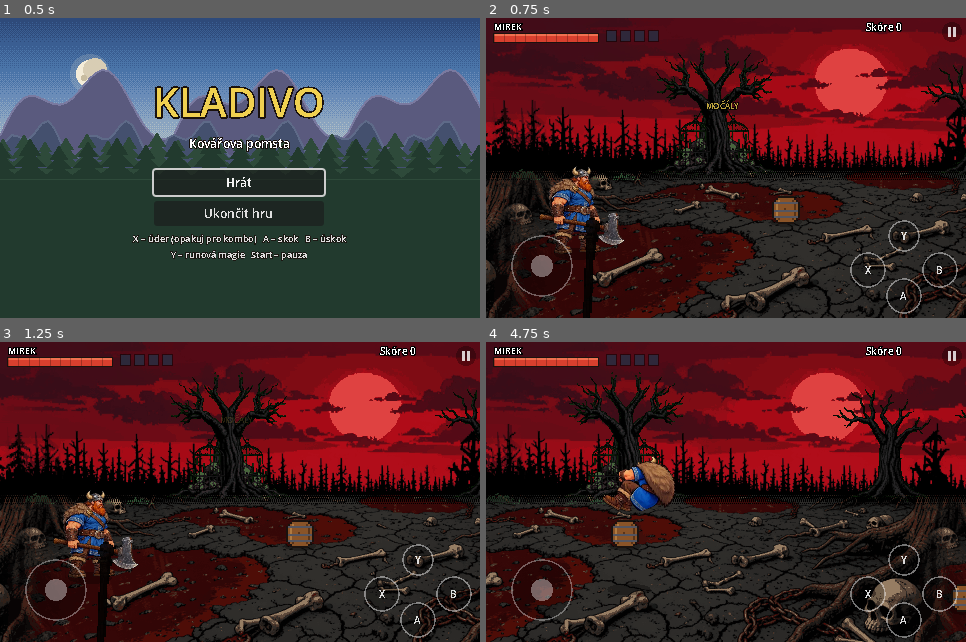
Above: before the commit, frames 1-4 (two rows, left to right).
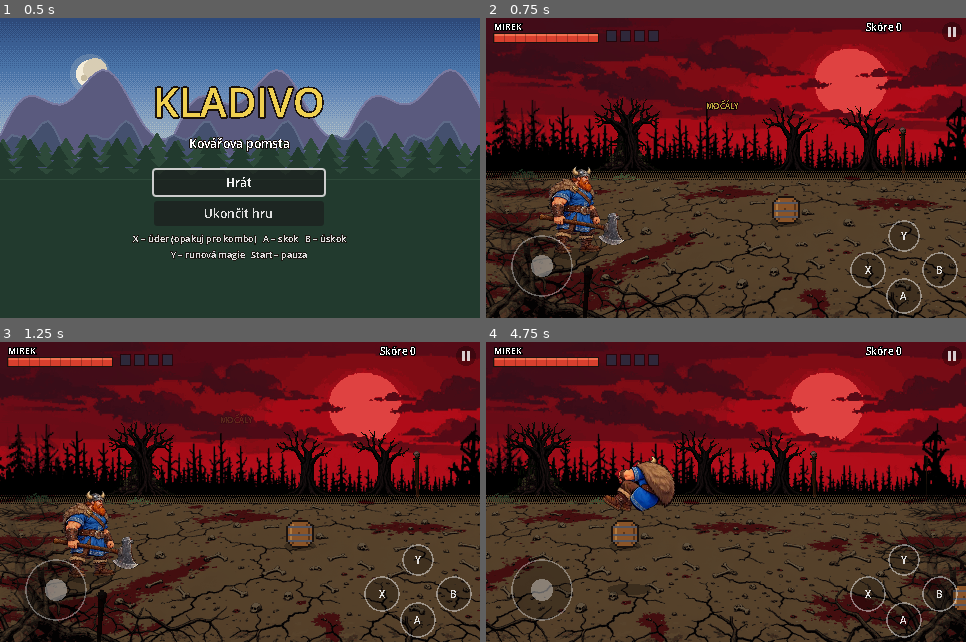
Above: after the commit, the same moments.

Repository: zarybjir/Golden_axe
Game: Godot game, scene res://scenes/main.tscn
The game is run twice, just before and just after one commit, with the same random seed, the same clock (stepped at 60 frames per second) and the same inputs.
Inputs (mouse positions are in pixels of both pictures, inside the frame that each line leads up to):
- Up to frame 1 (0.5 s): no input
- Up to frame 2 (0.75 s): click "Hrát" at 0.5 s
- Up to frame 3 (1.25 s): no input
- Up to frame 4 (4.75 s): tap Enter (ui_accept) at 1.25 s; move the mouse to (831, 477) at 1.27 s; hold Right (right) 1.28-2 s; tap J (attack) at 1.35 s; click (831, 477) at 1.42 s; tap K (jump) at 1.52, 1.82, 4.52 s; drag from (630, 507) to (702, 552) at 2.02 s; move the mouse to (774, 426) at 2.77 s; hold Right (right) 2.78-3.5 s; tap I (magic) at 2.85 s; drag from (702, 552) to (582, 447) at 3.52 s; move the mouse to (870, 537) at 4.27 s; hold Left (left) from 4.28 s (still down); tap Space at 4.35 s

Frame 1 is identical in both runs. In frame 2, 42% of the frame differs, in the area x 0-100%, y 10-100%; in frame 3, 42%; in frame 4, 45%.

Commit message:
Močál: menší vzdálené objekty v oparu, země z dálky s drobnými detaily
Co-Authored-By: Claude Opus 5.5 <noreply@anthropic.com>
Claude-Session: https://claude.ai/code/session_015jCRZS7ASg3pqxo763VEwg

Diff:
--- a/scripts/parallax.gd
+++ b/scripts/parallax.gd
@@ -14,7 +14,7 @@
 const SKY_SPEED := 0.15
 const MID_SPEED := 0.55
 const FRONT_SPEED := 1.35
-const MID_STEP := 150.0
+const MID_STEP := 95.0
 const FRONT_STEP := 520.0
 
 
@@ -57,7 +57,8 @@
 		while sx < size.x:
 			draw_texture(sky, Vector2(roundf(sx), 0.0))
 			sx += sw
-		_draw_objects(left * MID_SPEED, MID_STEP, 160.0, 1.0, Color(0.78, 0.78, 0.82), 0)
+		# Vzdálené objekty: menší, ztmavlé a zahalené do oparu
+		_draw_objects(left * MID_SPEED, MID_STEP, 156.0, 1.0, Color(0.55, 0.36, 0.38), 0)
 	else:
 		_draw_objects(left * FRONT_SPEED, FRONT_STEP, size.y + 18.0, 1.5, Color(0.06, 0.04, 0.05, 0.92), 7)
 
Binary file changed: art/bg/swamp/ground.png
Binary file changed: art/bg/swamp/obj_0.png
Binary file changed: art/bg/swamp/obj_1.png
Binary file changed: art/bg/swamp/obj_2.png
Binary file changed: art/bg/swamp/obj_3.png
Binary file changed: art/bg/swamp/obj_4.png
Binary file changed: art/bg/swamp/obj_5.png
Binary file changed: art/bg/swamp/obj_6.png
Binary file changed: art/source/grim_swamp_ground.png
